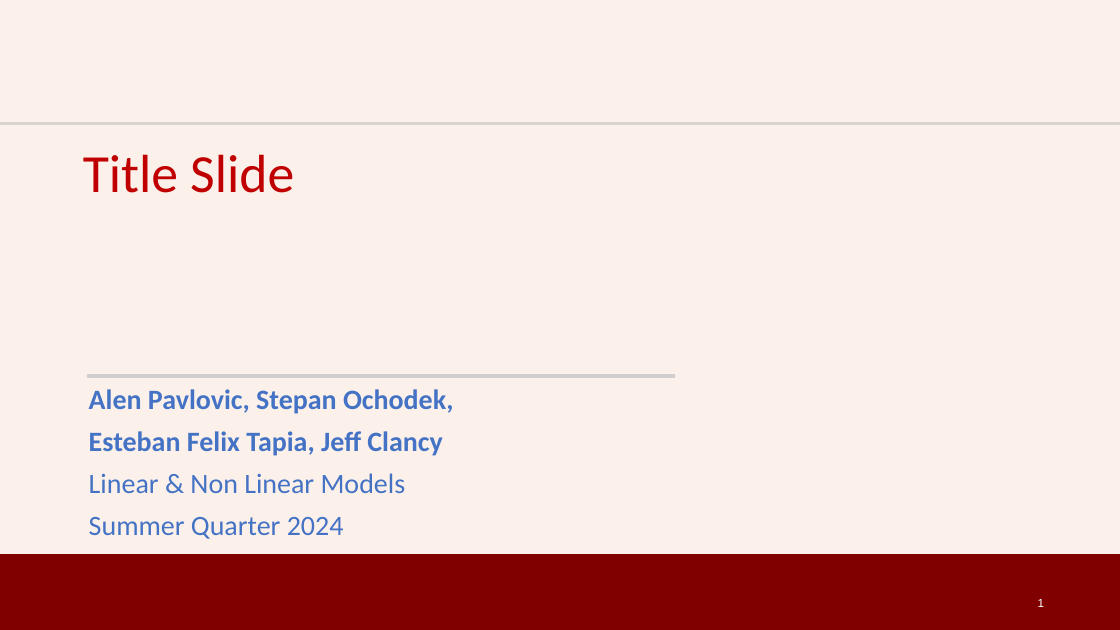
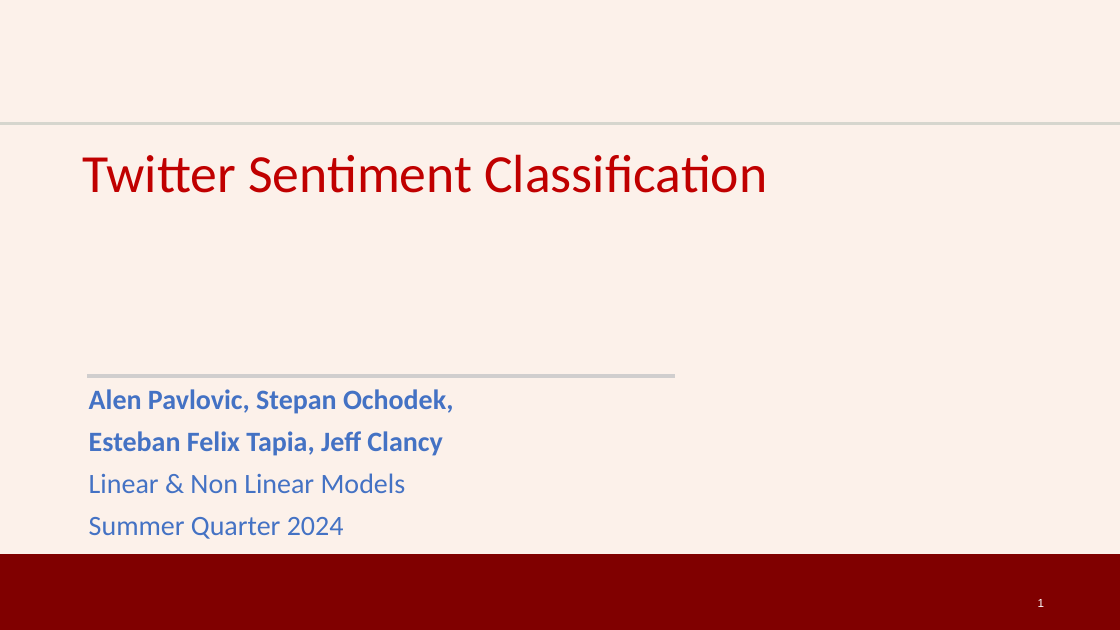
Before and after one commit to allenpavlovich/uchicago-lnm-project, a slide deck: slide 1 of reports/presentations/Uchicago_LNM_Twitter_Sentiment_Unformatted.pptx. Drawn at 1120x630 pixels with LibreOffice and Linux fonts; fonts in the diff are those of the drawing; background and template pictures are left out. Boxes give left, top, right and bottom in pixels: in the first picture for what was removed or moved away, otherwise in the second. Text is boxed around its words. In the diff, an @@ line names an element or a change of style, - is before the commit and + after.

```diff
--- a/reports/presentations/Uchicago_LNM_Twitter_Sentiment_Unformatted.pptx
+++ b/reports/presentations/Uchicago_LNM_Twitter_Sentiment_Unformatted.pptx
@@ text at [83,154,767,193]: text changed @@
-Title Slide
+Twitter Sentiment Classification
```
Also in this commit, not shown: 12 slides added.
